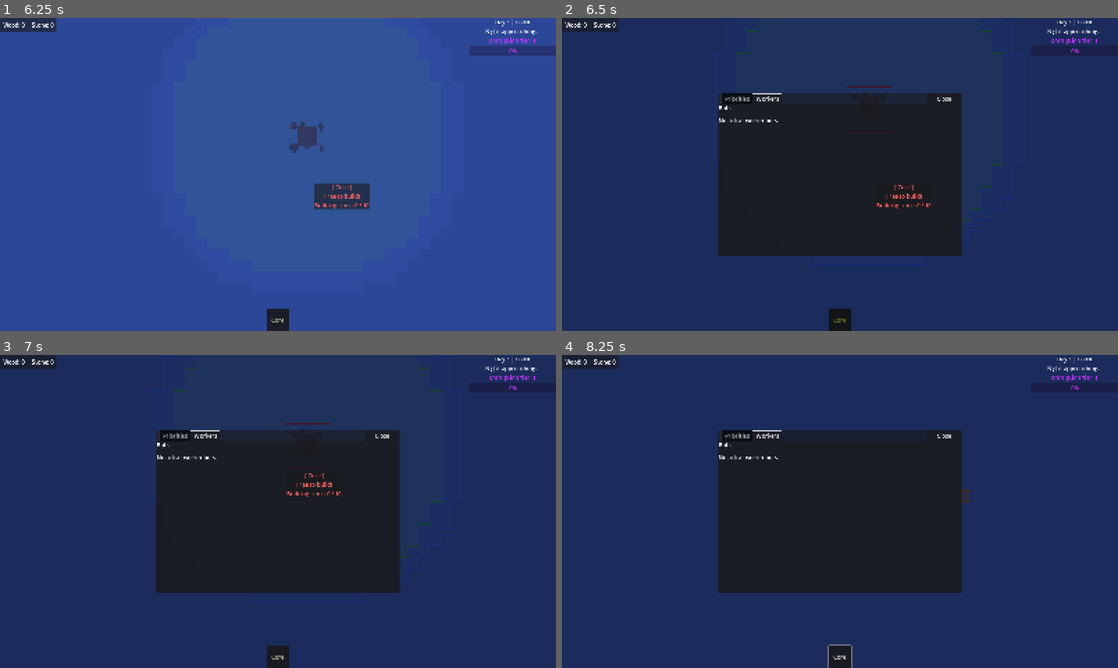
Above: before the commit, frames 1-4 (two rows, left to right).
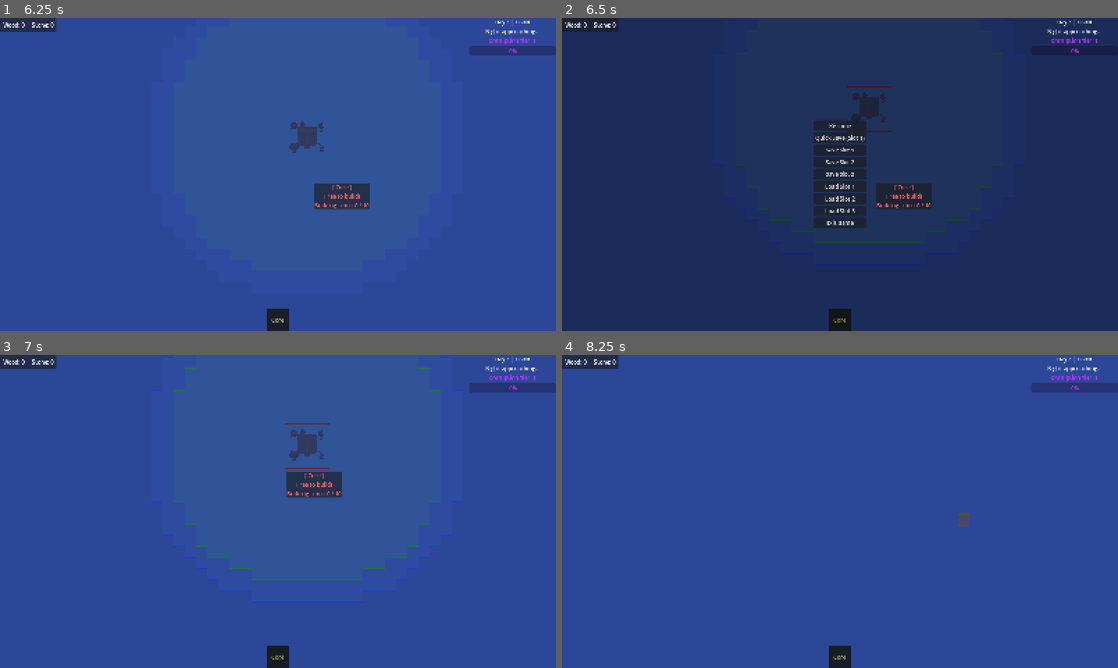
Above: after the commit, the same moments.

Repository: ColdTerror/Core-and-Conveyor
Game: Godot game, scene res://scenes/level.tscn
The game is run twice, just before and just after one commit, with the same random seed, the same clock (stepped at 60 frames per second) and the same inputs. The engine's default icon, where the game draws it, is replaced by a stand-in: a white triangle on a blue panel in a dark square.
Inputs (mouse positions are in pixels of both pictures, inside the frame that each line leads up to):
- Up to frame 1 (6.25 s): click "Core" at 0.5 s; tap Enter at 1.25, 4.25, 5.85 s; move the mouse to (400, 158) at 1.27 s; hold Right (ui_right) 1.28-2 s; hold X (deconstruct_hotkey) 1.28-2 s; click (400, 158) at 1.42 s; drag from (166, 190) to (250, 237) at 2.02 s; tap Space at 2.75, 5.75 s; move the mouse to (333, 105) at 2.77 s; hold Right (ui_right) 2.78-3.5 s; hold R (rotate_tile) 2.78-3.5 s; drag from (250, 237) to (111, 127) at 3.52 s; move the mouse to (444, 221) at 4.27 s; hold Left (ui_left) 4.28-5 s; tap Delete at 4.35 s; tap Escape (ui_cancel) at 4.9 s; drag from (111, 127) to (194, 96) at 5.02 s; move the mouse to (305, 174) at 5.77 s; hold Down (ui_down) from 5.78 s (still down); click (305, 174) at 5.92 s
- Up to frame 2 (6.5 s): keep holding Down (ui_down); tap P (pause_button, bound only after the commit) at 6.4 s
- Up to frame 3 (7 s): release Down (ui_down) at 6.5 s; click (278, 461) at 6.5 s, where only the run after the commit has a clickable "Resume"
- Up to frame 4 (8.25 s): tap Enter at 7.25 s; drag from (756, 433) to (728, 527) at 7.27 s; tap Space at 8 s; move the mouse to (962, 495) at 8.02 s; hold Up (ui_up) from 8.03 s (still down); tap T at 8.1 s

Frame 1 is identical in both runs. In frame 2, 20% of the frame differs, in the area x 28-72%, y 24-98%; in frame 3, 99%; in frame 4, 99%, in the area x 0-100%, y 0-100%.

Commit message:
Add pause menu UI and SaveManager
Introduce a PauseMenu scene and script with pause/resume, quick save, explicit save/load slots, and exit functionality. Add a SaveManager node that saves/loads game state (currently persists EconomyManager.global_inventory as JSON to user://save_slot_X.save) and exposes current_slot for quick saves. Wire the PauseMenu into level.tscn and register the SaveManager and a pause_button input in project.godot. Include UID files for the new scripts and manager.

Diff:
--- a/project.godot
+++ b/project.godot
@@ -25,6 +25,7 @@
 ResourceManager="*res://scripts/Managers/resource_manager.gd"
 GameState="*uid://bv1q0jdinb14"
 ResearchManager="*uid://cacfewps4sp0b"
+SaveManager="*uid://b0n8fy8v587vl"
 
 [display]
 
@@ -84,6 +85,11 @@
 "events": [Object(InputEventKey,"resource_local_to_scene":false,"resource_name":"","device":-1,"window_id":0,"alt_press …(192 unchanged characters)…
 ]
 }
+pause_button={
+"deadzone": 0.2,
+"events": [Object(InputEventKey,"resource_local_to_scene":false,"resource_name":"","device":-1,"window_id":0,"alt_pressed":false,"shift_pressed":false,"ctrl_pressed":false,"meta_pressed":false,"pressed":false,"keycode":0,"physical_keycode":80,"key_label":0,"unicode":112,"location":0,"echo":false,"script":null)
+]
+}
 
 [rendering]
 
--- a/scenes/level.tscn
+++ b/scenes/level.tscn
@@ -42,6 +42,7 @@
 [ext_resource type="PackedScene" uid="uid://cdmxyx00rhtcw" path="res://scenes/research/research_screen.tscn" id="35_asl66"]
 [ext_resource type="PackedScene" uid="uid://b0e2y87cv1d35" path="res://scenes/ui/management_menu.tscn" id="36_c1pbi"]
 [ext_resource type="PackedScene" uid="uid://cmd0dxnybdaf8" path="res://scenes/ui/statistics_menu.tscn" id="38_50fbu"]
+[ext_resource type="PackedScene" uid="uid://bks37kepe8vmk" path="res://scenes/ui/pause_menu.tscn" id="43_iafhg"]
 
 [node name="Level" type="Node2D" unique_id=368109732]
 script = ExtResource("1_olg7q")
@@ -246,3 +247,6 @@
 
 [node name="ResearchScreen" parent="CanvasLayer" unique_id=662735147 instance=ExtResource("35_asl66")]
 visible = false
+
+[node name="PauseMenu" parent="CanvasLayer" unique_id=713948548 instance=ExtResource("43_iafhg")]
+visible = false
--- /dev/null
+++ b/scenes/ui/pause_menu.tscn
@@ -0,0 +1,61 @@
+[gd_scene format=3 uid="uid://bks37kepe8vmk"]
+
+[ext_resource type="Script" uid="uid://sgk3wxjo4ths" path="res://scripts/UI/pause_menu.gd" id="1_6tw0m"]
+
+[node name="PauseMenu" type="CanvasLayer" unique_id=713948548]
+process_mode = 3
+script = ExtResource("1_6tw0m")
+
+[node name="ColorRect" type="ColorRect" parent="." unique_id=1854196599]
+anchors_preset = 15
+anchor_right = 1.0
+anchor_bottom = 1.0
+grow_horizontal = 2
+grow_vertical = 2
+color = Color(0, 0, 0, 0.39215687)
+
+[node name="CenterContainer" type="CenterContainer" parent="." unique_id=1795082585]
+anchors_preset = 15
+anchor_right = 1.0
+anchor_bottom = 1.0
+grow_horizontal = 2
+grow_vertical = 2
+
+[node name="VBoxContainer" type="VBoxContainer" parent="CenterContainer" unique_id=488715758]
+layout_mode = 2
+
+[node name="Resume" type="Button" parent="CenterContainer/VBoxContainer" unique_id=203638891]
+layout_mode = 2
+text = "Resume"
+
+[node name="QuickSave" type="Button" parent="CenterContainer/VBoxContainer" unique_id=2073860597]
+layout_mode = 2
+text = "Quick Save"
+
+[node name="Save1" type="Button" parent="CenterContainer/VBoxContainer" unique_id=1369746609]
+layout_mode = 2
+text = "Save Slot 1"
+
+[node name="Save2" type="Button" parent="CenterContainer/VBoxContainer" unique_id=1576784282]
+layout_mode = 2
+text = "Save Slot 2"
+
+[node name="Save3" type="Button" parent="CenterContainer/VBoxContainer" unique_id=529875874]
+layout_mode = 2
+text = "Save Slot 3"
+
+[node name="Load1" type="Button" parent="CenterContainer/VBoxContainer" unique_id=1283957731]
+layout_mode = 2
+text = "Load Slot 1"
+
+[node name="Load2" type="Button" parent="CenterContainer/VBoxContainer" unique_id=969341166]
+layout_mode = 2
+text = "Load Slot 2"
+
+[node name="Load3" type="Button" parent="CenterContainer/VBoxContainer" unique_id=1555002431]
+layout_mode = 2
+text = "Load Slot 3"
+
+[node name="Exit" type="Button" parent="CenterContainer/VBoxContainer" unique_id=1974263859]
+layout_mode = 2
+text = "Exit Game"
--- /dev/null
+++ b/scripts/Managers/save_manager.gd
@@ -0,0 +1,62 @@
+extends Node
+
+const SAVE_PATH_TEMPLATE = "user://save_slot_%d.save"
+var current_slot: int = 1 # Remembers the last slot used for "Quick Save"
+
+# ==========================================
+# SAVE LOGIC
+# ==========================================
+func save_game(slot: int = current_slot):
+	current_slot = slot
+	var save_data = {}
+
+	# --- PHASE 1: Pack the Managers ---
+	# We grab the global inventory dictionary and duplicate it so we don't accidentally link references
+	save_data["economy"] = EconomyManager.global_inventory.duplicate(true)
+
+	# Convert our beautiful dictionary into a JSON text string
+	var json_string = JSON.stringify(save_data)
+
+	# Open the file on the player's hard drive and write the text
+	var file_path = SAVE_PATH_TEMPLATE % slot
+	var file = FileAccess.open(file_path, FileAccess.WRITE)
+
+	if file:
+		file.store_string(json_string)
+		file.close()
+		print("Game successfully saved to Slot ", slot)
+	else:
+		print("ERROR: Could not save to ", file_path)
+
+# ==========================================
+# LOAD LOGIC
+# ==========================================
+func load_game(slot: int):
+	var file_path = SAVE_PATH_TEMPLATE % slot
+
+	if not FileAccess.file_exists(file_path):
+		print("No save file found in Slot ", slot)
+		return false
+
+	# Open the file and read the text
+	var file = FileAccess.open(file_path, FileAccess.READ)
+	var json_string = file.get_as_text()
+	file.close()
+
+	# Convert the text back into a Godot Dictionary
+	var parsed_data = JSON.parse_string(json_string)
+
+	if typeof(parsed_data) != TYPE_DICTIONARY:
+		print("ERROR: Save file is corrupted!")
+		return false
+
+	current_slot = slot
+
+	# --- PHASE 1: Rebuild the Managers ---
+	if parsed_data.has("economy"):
+		EconomyManager.global_inventory = parsed_data["economy"]
+		EconomyManager.inventory_changed.emit() # Tell the UI to update!
+
+	print("Game successfully loaded from Slot ", slot)
+	print(parsed_data)
+	return true
--- /dev/null
+++ b/scripts/UI/pause_menu.gd
@@ -0,0 +1,49 @@
+extends CanvasLayer
+
+func _ready():
+	# Hide the menu when the game starts
+	hide()
+
+	# Wire up all the buttons
+	$CenterContainer/VBoxContainer/Resume.pressed.connect(resume_game)
+	$CenterContainer/VBoxContainer/Exit.pressed.connect(exit_game)
+
+	$CenterContainer/VBoxContainer/QuickSave.pressed.connect(_on_quick_save)
+
+	# Pass the slot numbers directly into the functions!
+	$CenterContainer/VBoxContainer/Save1.pressed.connect(func(): SaveManager.save_game(1))
+	$CenterContainer/VBoxContainer/Save2.pressed.connect(func(): SaveManager.save_game(2))
+	$CenterContainer/VBoxContainer/Save3.pressed.connect(func(): SaveManager.save_game(3))
+
+	$CenterContainer/VBoxContainer/Load1.pressed.connect(func(): _on_load_slot(1))
+	$CenterContainer/VBoxContainer/Load2.pressed.connect(func(): _on_load_slot(2))
+	$CenterContainer/VBoxContainer/Load3.pressed.connect(func(): _on_load_slot(3))
+
+func _input(event):
+	# Assuming you have an input action mapped to the Escape key called "ui_cancel"
+	if event.is_action_pressed("pause_button"):
+		if visible:
+			resume_game()
+		else:
+			pause_game()
+
+func pause_game():
+	show()
+	get_tree().paused = true
+	# Update the quick save button text so the player knows which slot it will use
+	$CenterContainer/VBoxContainer/QuickSave.text = "Quick Save (Slot %d)" % SaveManager.current_slot
+
+func resume_game():
+	hide()
+	get_tree().paused = false
+
+func exit_game():
+	get_tree().quit()
+
+func _on_quick_save():
+	SaveManager.save_game() # Automatically uses current_slot
+
+func _on_load_slot(slot: int):
+	var success = SaveManager.load_game(slot)
+	if success:
+		resume_game()
Not shown, added: scripts/Managers/save_manager.gd.uid
Not shown, added: scripts/UI/pause_menu.gd.uid
